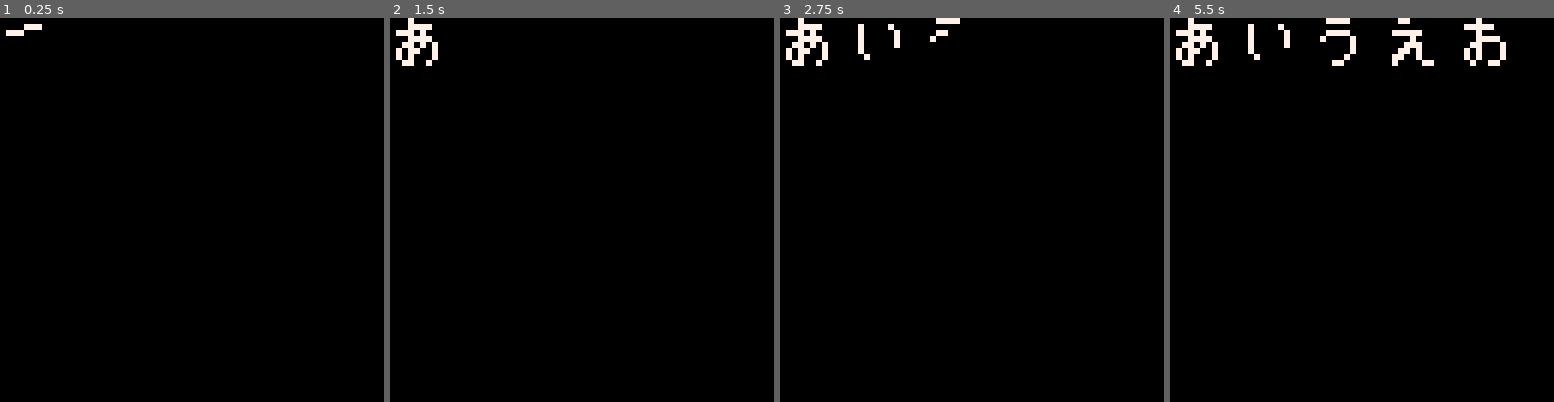
Above: before the commit, frames 1-4 (left to right).
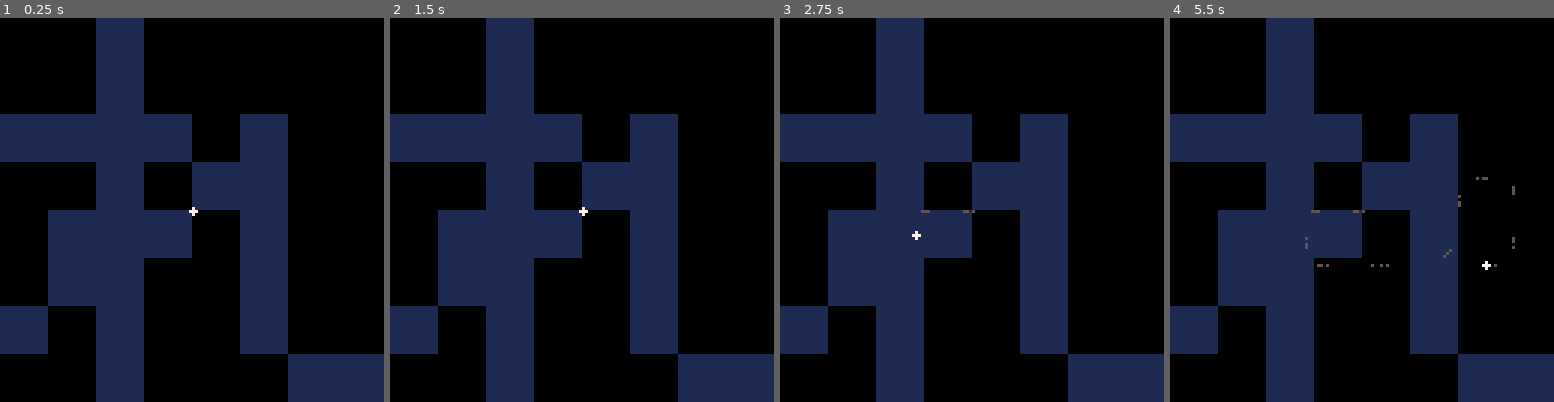
Above: after the commit, the same moments.

Repository: SestrenExsis/KanaPractice
Game: PICO-8 cartridge kana_practice.p8
The game is run twice, just before and just after one commit, with the same random seed, the same clock (stepped at 60 frames per second) and the same inputs.
Inputs:
- Up to frame 1 (0.25 s): no input
- Up to frame 2 (1.5 s): tap X (X key) at 1.07 s
- Up to frame 3 (2.75 s): hold Left 1.97-2.37 s; tap X (X key) at 2.07, 2.4, 2.73 s; hold Down from 2.42 s (still down)
- Up to frame 4 (5.5 s): release Down at 2.82 s; hold Right 2.87-3.53 s; tap X (X key) every 0.33 s from 3.07 to 5.4 s; hold Up 3.58-4.08 s; hold Right 4.13-4.53 s; hold Down 4.58-5.08 s; hold Left from 5.13 s (still down)

The runs differ from the first frame. In frame 1, 36% of the frame differs, in the area x 0-100%, y 0-100%; in frame 2, 37%; in frame 3, 37%; in frame 4, 38%.

Commit message:
Show large kana in background

Diff:
--- a/kana_practice.p8
+++ b/kana_practice.p8
@@ -44,9 +44,56 @@
 _pool=0.200
 _maxr=3.000
 
-function _init()
-	cls()
-	list={"a","i","u","e","o",
+-- kana info
+_knfrm={}
+_knfrm["a"]={0,1,2,3}
+_knfrm["i"]={4,5}
+_knfrm["u"]={6,7}
+_knfrm["e"]={8,9,10,11}
+_knfrm["o"]={12,13,14,15}
+_knfrm["ka"]={16,17,18}
+_knfrm["ki"]={19,20,21,22}
+_knfrm["ku"]={23}
+_knfrm["ke"]={24,25,26}
+_knfrm["ko"]={27,28}
+_knfrm["sa"]={29,30,31}
+_knfrm["shi"]={32}
+_knfrm["su"]={33,34,35}
+_knfrm["se"]={36,37,38}
+_knfrm["so"]={39,40,41,42}
+_knfrm["ta"]={43,44,45,46}
+_knfrm["chi"]={47,48,49}
+_knfrm["tsu"]={50}
+_knfrm["te"]={51,52}
+_knfrm["to"]={53,54}
+_knfrm["na"]={55,56,57,58,59}
+_knfrm["ni"]={60,61,62}
+_knfrm["nu"]={63,64,65,66}
+_knfrm["ne"]={67,68,69,70,71}
+_knfrm["no"]={72,73}
+_knfrm["ha"]={74,75,76,77}
+_knfrm["hi"]={78,79,80}
+_knfrm["fu"]={81,82,83,84}
+_knfrm["he"]={85}
+_knfrm["ho"]={86,87,88,89,90}
+_knfrm["ma"]={91,92,93,94}
+_knfrm["mi"]={95,96,97,98}
+_knfrm["mu"]={99,100,101,102}
+_knfrm["me"]={103,104,105}
+_knfrm["mo"]={106,107,108}
+_knfrm["ya"]={109,110,111}
+_knfrm["yu"]={112,113,114}
+_knfrm["yo"]={115,116,117}
+_knfrm["ra"]={118,119,120}
+_knfrm["ri"]={121,122}
+_knfrm["ru"]={123,124,125,126}
+_knfrm["re"]={127,128,129,130,131}
+_knfrm["ro"]={132,133,134}
+_knfrm["wa"]={135,136,137,138}
+_knfrm["wo"]={139,140,141,142}
+_knfrm["n"]={143,144}
+_knnam={
+ "a","i","u","e","o",
 	"ka","ki","ku","ke","ko",
 	"sa","shi","su","se","so",
 	"ta","chi","tsu","te","to",
@@ -57,25 +104,9 @@
 	"ra","ri","ru","re","ro",
 	"wa","  ","  ","  ","wo",
 	"n"
-	}
-	local s=2 -- scale
-	for k,v in pairs(list) do
-		local p=strokes(v)
-		local i=0
-		if v~="  " then
-			x=(1.5*s*8)*((k-1)%5)
-			y=(1.5*s*8)*(flr((k-1)/5))
-			while (true) do
-				if drawkana(p,i,x,y,s) then
-					break
-				end
-				flip()
-				i+=1
-			end
-		end
-	end
-	cls()
-	--sspr(0,0,128,128,0,0)
+}
+
+function _init()
 	_nib_px=64
 	_nib_py=64
 	_nib_vx=0
@@ -84,6 +115,7 @@
 	_nib_ly=64
 	_nib_sz=0
 	_nib_on=false
+	_kana="re"
 	_ink={}
 end
 
@@ -143,63 +175,17 @@
 
 function _draw()
 	cls()
-	--sspr(0,0,128,128,0,0)
+	local p=strokes(_kana)
+	drawkana(p,64,0,0,16)
 	for id,r in pairs(_ink) do
 		px=id%128
 		py=flr(id/128)%128
-		circfill(px,py,r,1)
+		circfill(px,py,r,5)
 	end
 	circfill(_nib_px,_nib_py,1,7)
 end
 -->8
--- draw kana
-_kana={}
-_kana["a"]={0,1,2,3}
-_kana["i"]={4,5}
-_kana["u"]={6,7}
-_kana["e"]={8,9,10,11}
-_kana["o"]={12,13,14,15}
-_kana["ka"]={16,17,18}
-_kana["ki"]={19,20,21,22}
-_kana["ku"]={23}
-_kana["ke"]={24,25,26}
-_kana["ko"]={27,28}
-_kana["sa"]={29,30,31}
-_kana["shi"]={32}
-_kana["su"]={33,34,35}
-_kana["se"]={36,37,38}
-_kana["so"]={39,40,41,42}
-_kana["ta"]={43,44,45,46}
-_kana["chi"]={47,48,49}
-_kana["tsu"]={50}
-_kana["te"]={51,52}
-_kana["to"]={53,54}
-_kana["na"]={55,56,57,58,59}
-_kana["ni"]={60,61,62}
-_kana["nu"]={63,64,65,66}
-_kana["ne"]={67,68,69,70,71}
-_kana["no"]={72,73}
-_kana["ha"]={74,75,76,77}
-_kana["hi"]={78,79,80}
-_kana["fu"]={81,82,83,84}
-_kana["he"]={85}
-_kana["ho"]={86,87,88,89,90}
-_kana["ma"]={91,92,93,94}
-_kana["mi"]={95,96,97,98}
-_kana["mu"]={99,100,101,102}
-_kana["me"]={103,104,105}
-_kana["mo"]={106,107,108}
-_kana["ya"]={109,110,111}
-_kana["yu"]={112,113,114}
-_kana["yo"]={115,116,117}
-_kana["ra"]={118,119,120}
-_kana["ri"]={121,122}
-_kana["ru"]={123,124,125,126}
-_kana["re"]={127,128,129,130,131}
-_kana["ro"]={132,133,134}
-_kana["wa"]={135,136,137,138}
-_kana["wo"]={139,140,141,142}
-_kana["n"]={143,144}
+--
 
 function point(xpos,ypos)
 	local res={
@@ -221,7 +207,7 @@
 	local py=-1
 	-- scan through all frames
 	local points={}
-	for id in all(_kana[kana]) do
+	for id in all(_knfrm[kana]) do
 		-- find start of stroke
 		local found=false
 		local sx=8*(id%16)
@@ -294,13 +280,13 @@
 			i-=1
 			if (i<=0) break
 			if s==1 then
-				pset(x+pt.x,y+pt.y,7)
+				pset(x+pt.x,y+pt.y,1)
 			else
 				local top=y+s*pt.y
 				local lft=x+s*pt.x
 				local btm=top+s-1
 				local rgt=lft+s-1
-				rectfill(lft,top,rgt,btm,7)
+				rectfill(lft,top,rgt,btm,1)
 			end
 		end
 		i-=5
@@ -308,6 +294,28 @@
 	end
 	local res=(i>0)
 	return res
+end
+-->8
+-- other functions
+
+function drawallkana()
+	cls()
+	local s=1 -- scale
+	for k,v in pairs(_knnam) do
+		local p=strokes(v)
+		local i=0
+		if v~="  " then
+			x=(1.5*s*8)*((k-1)%5)
+			y=(1.5*s*8)*(flr((k-1)/5))
+			while (true) do
+				if drawkana(p,i,x,y,s) then
+					break
+				end
+				flip()
+				i+=1
+			end
+		end
+	end
 end
 __gfx__
 000100000007000000010000000100000000000000000000007eee0000111100007e000000110000001100000011000000010010000700100001001000010070
